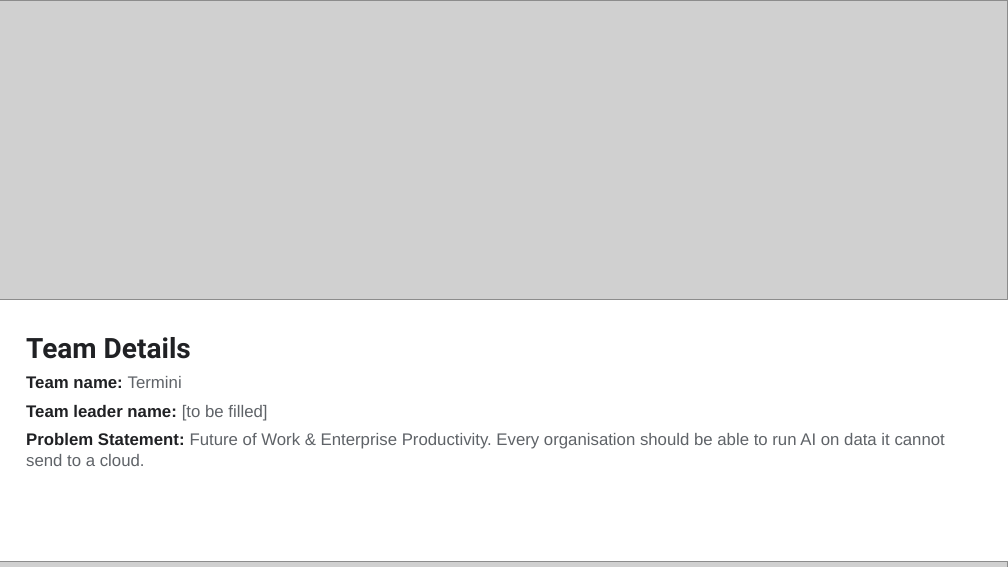
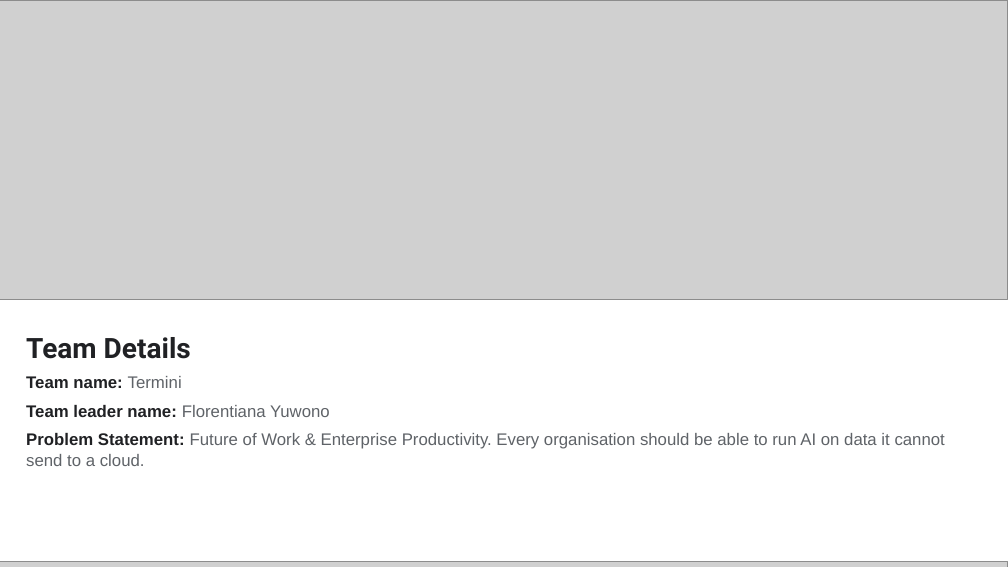
Before and after one commit to yanksyoon/termini, a slide deck: slide 1 of deck/v3/termini-deck-v3.pptx. Drawn at 1008x567 pixels with LibreOffice and Linux fonts; fonts in the diff are those of the drawing; grey boxes stand for pictures. Boxes give left, top, right and bottom in pixels: in the first picture for what was removed or moved away, otherwise in the second. Text is boxed around its words. In the diff, an @@ line names an element or a change of style, - is before the commit and + after.

```diff
--- a/deck/v3/termini-deck-v3.pptx
+++ b/deck/v3/termini-deck-v3.pptx
@@ text at bbox=[26, 405, 330, 417]: text changed; text colour #202124 to #5F6368; bold off @@
-Team leader name: [to be filled]
+Team leader name: Florentiana Yuwono
```
Also in this commit, not shown: 1 other slide changed, 2 other files.
